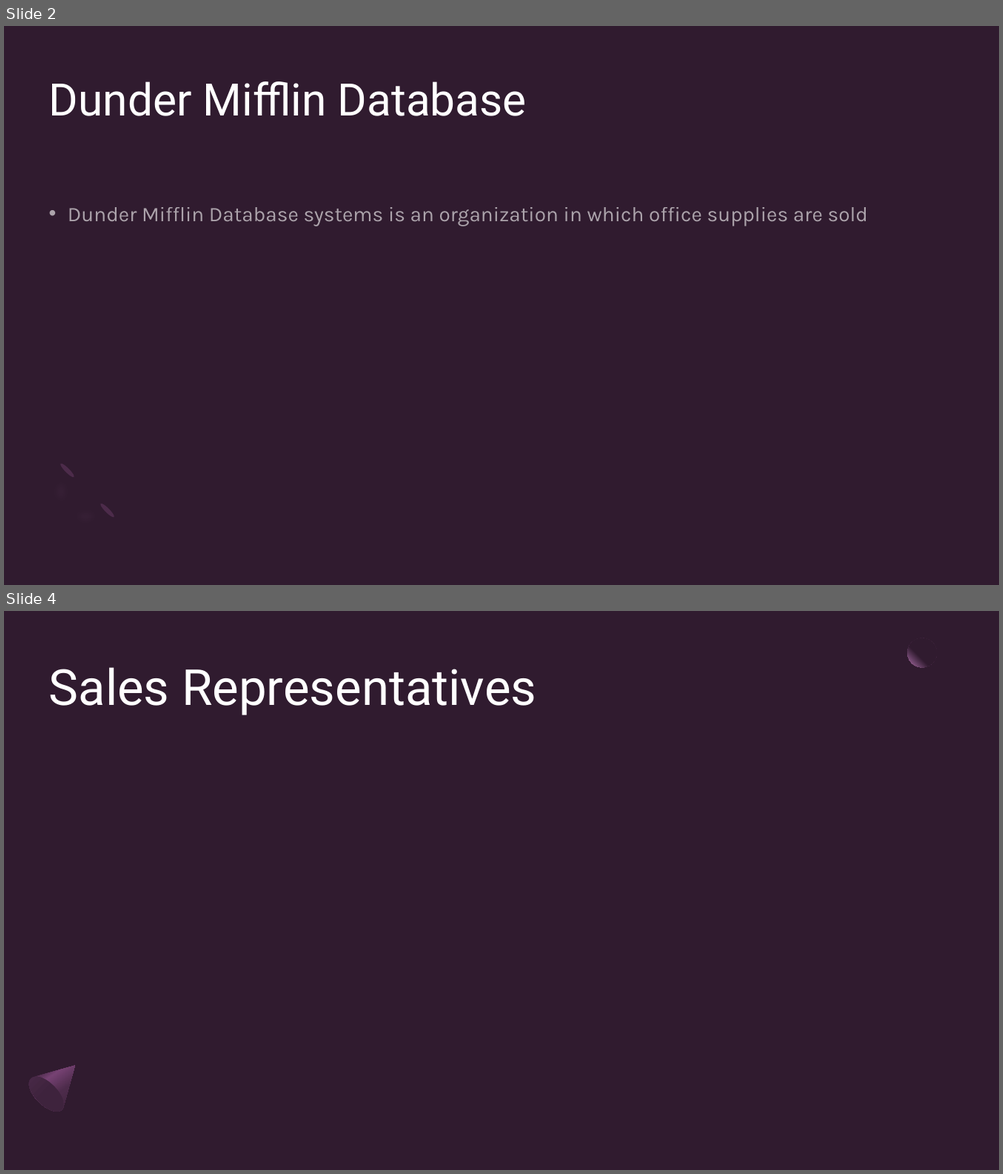
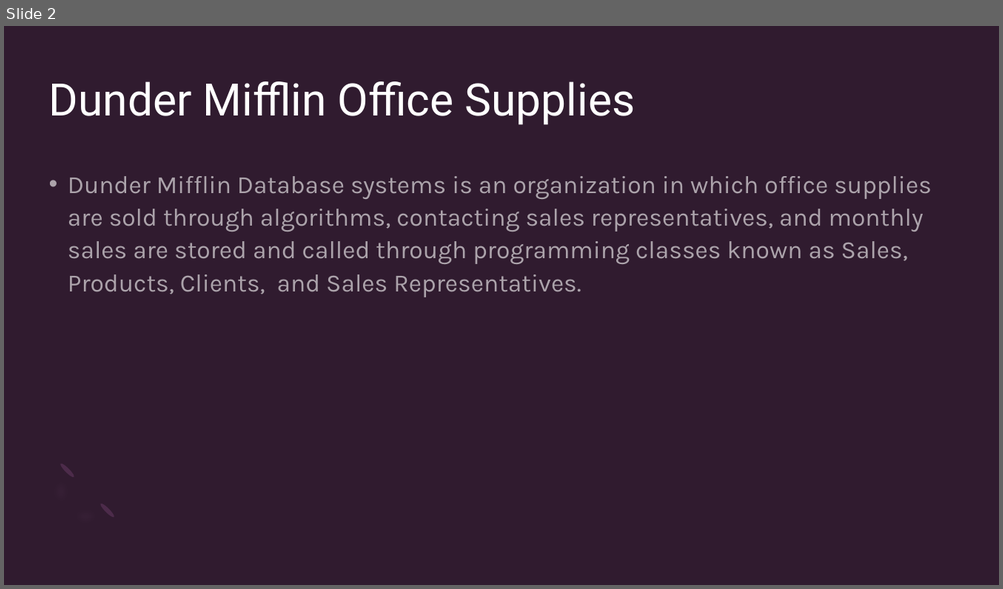
Before and after one commit to rgtz18/Group4Project, a slide deck: COSC 1437 - Final Project PPT Presentation.pptx. Shown one above the other, each under a label of ours: slides 2 and 4 before the commit, slide 2 after it; the slides between them are not shown. The pictures are 1003x1174 and 1003x589 pixels, drawn with LibreOffice and Linux fonts; fonts in the diff are those of the drawing. Boxes give left, top, right and bottom in pixels: in the first picture for what was removed or moved away, otherwise in the second. Text is boxed around its words. In the diff, an @@ line names an element or a change of style, - is before the commit and + after.

```diff
--- a/COSC 1437 - Final Project PPT Presentation.pptx
+++ b/COSC 1437 - Final Project PPT Presentation.pptx
@@ slide 4 removed at (4,611,999,1170), background #301B2F @@
@@ ellipse removed at (908,638,936,667) @@
@@ title removed at (49,667,536,715) @@
-Sales Representatives
@@ freeform shape removed at (22,1051,91,1118) @@
@@ ellipse removed at (23,1071,70,1119) @@
@@ slide 2 changed as well @@
@@ title at (49,82,635,125): text changed @@
-Dunder Mifflin Database
+Dunder Mifflin Office Supplies
@@ text at (68,176,931,298): text changed; size 20 to 24 pt @@
-• Dunder Mifflin Database systems is an organization in which office supplies are sold
+• Dunder Mifflin Database systems is an organization in which office supplies are sold through algorithms, contacting sales representatives, and monthly sales are stored and called through programming classes known as Sales, Products, Clients, and Sales Representatives.
```
Also in this commit, not shown: 1 other slide changed, 12 slides added, 4 other slides removed.
